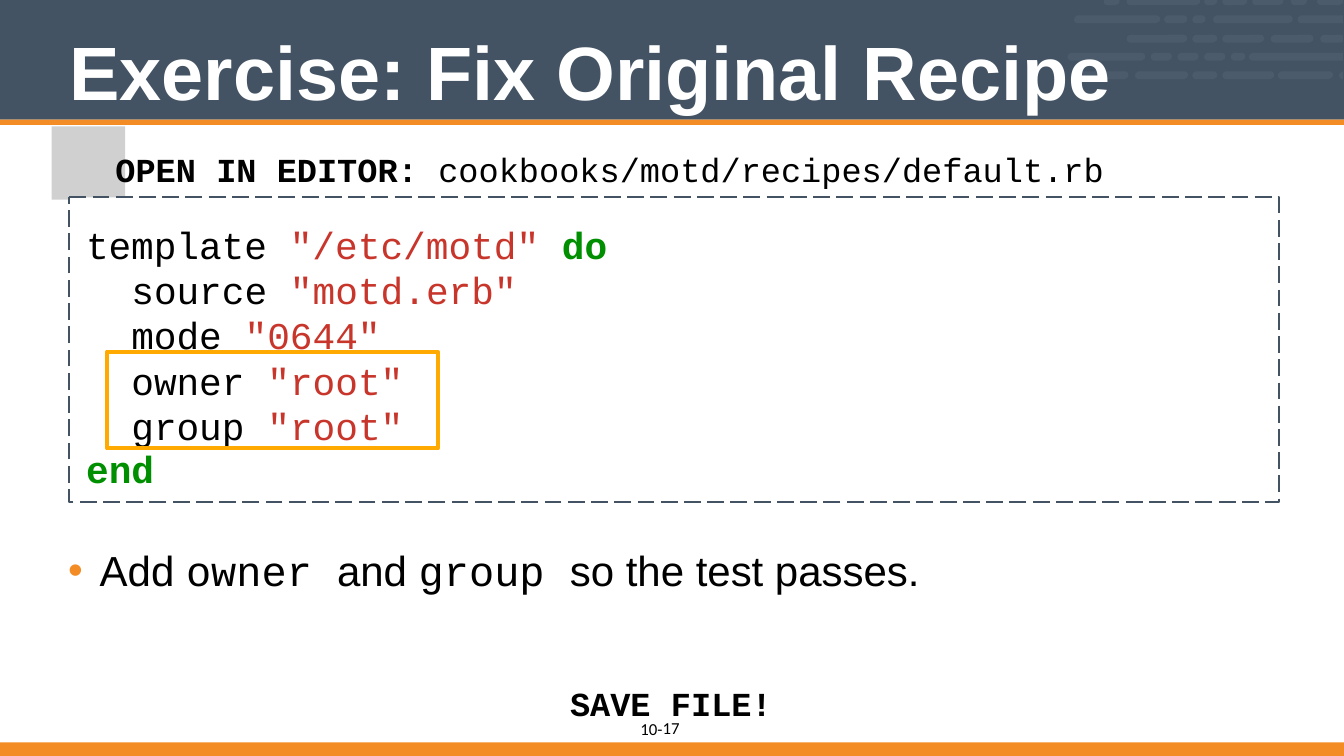
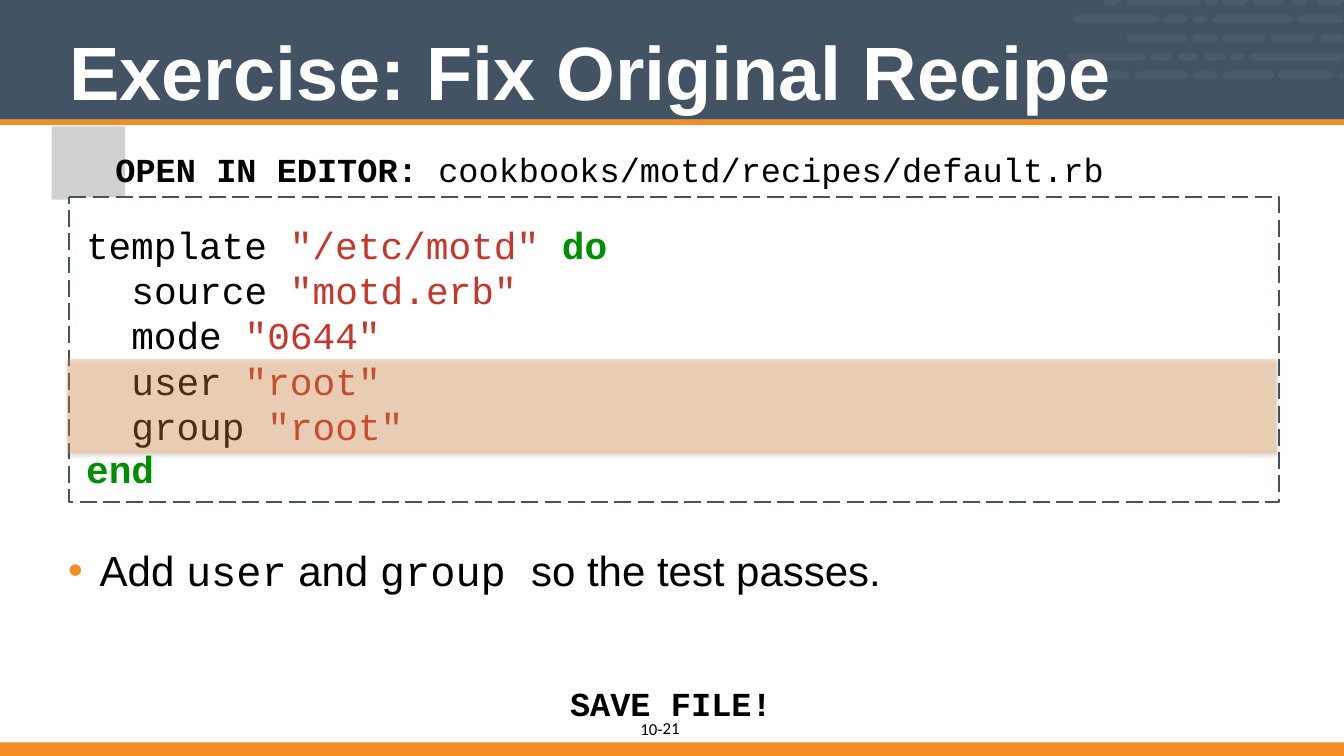
Before and after one commit to vinyar/chef-intermediate, a slide deck: slide 21 of 10-introduction_to_chefspec.pptx (slide 17 before the commit). Drawn at 1344x756 pixels with LibreOffice and Linux fonts; fonts in the diff are those of the drawing; grey boxes stand for pictures. Boxes give left, top, right and bottom in pixels: in the first picture for what was removed or moved away, otherwise in the second. Text is boxed around its words. In the diff, an @@ line names an element or a change of style, - is before the commit and + after.

```diff
--- a/10-introduction_to_chefspec.pptx
+++ b/10-introduction_to_chefspec.pptx
@@ rectangle added at (x1=67, y1=359, x2=1277, y2=454), fill #F79646 at 30% opacity @@
@@ freeform shape removed at (x1=107, y1=351, x2=438, y2=448) @@
@@ text at (x1=131, y1=368, x2=403, y2=448): text changed @@
-owner "root" group "root"
+user "root" group "root"
@@ text at (x1=100, y1=555, x2=880, y2=595): text changed @@
-• Add owner and group so the test passes.
+• Add user and group so the test passes.
@@ page number at (x1=663, y1=723, x2=680, y2=734): text changed @@
-17
+21
```
Also in this commit, not shown: 12 other slides changed, 5 slides added, 1 slide removed.
